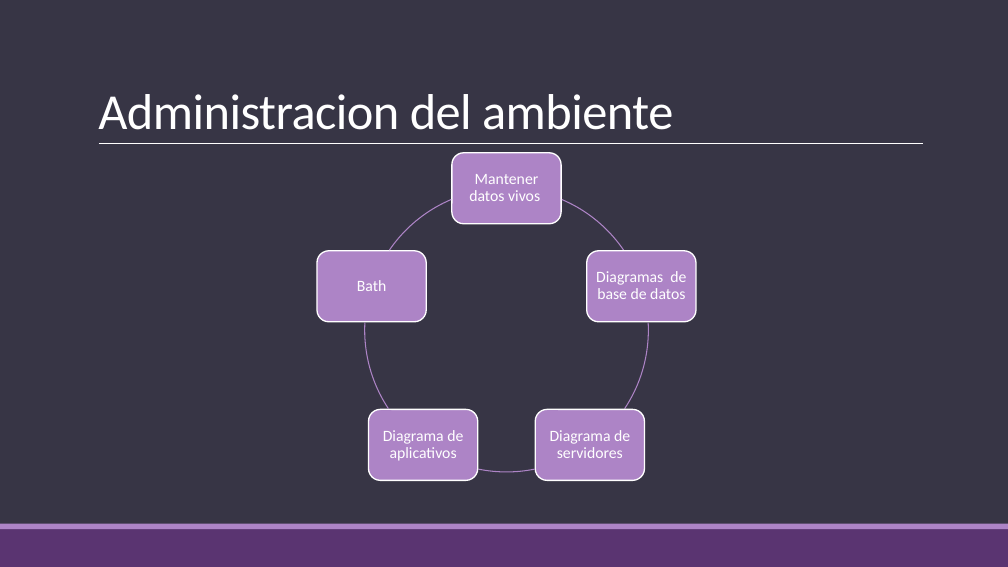
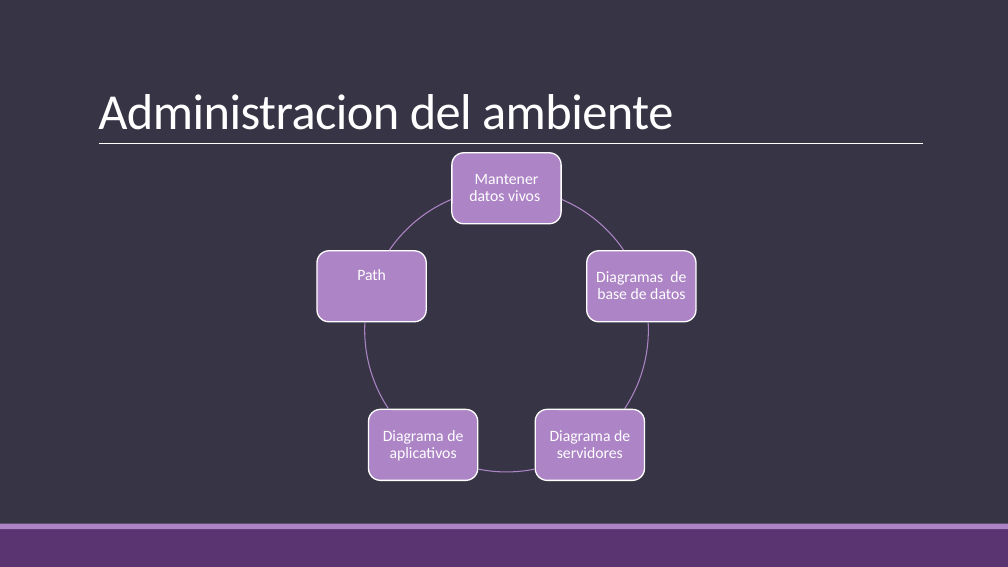
Before and after one commit to schiob/TestingSistemas, a slide deck: slide 14 of ene-jun-2018/Estefania Sosa Garcia/presentaciones/Ejecución de pruebas de software.pptx. Drawn at 1008x567 pixels with LibreOffice and Linux fonts; fonts in the diff are those of the drawing. Boxes give left, top, right and bottom in pixels: in the first picture for what was removed or moved away, otherwise in the second. Text is boxed around its words. In the diff, an @@ line names an element or a change of style, - is before the commit and + after.

```diff
--- a/ene-jun-2018/Estefania Sosa Garcia/presentaciones/Ejecución de pruebas de software.pptx
+++ b/ene-jun-2018/Estefania Sosa Garcia/presentaciones/Ejecución de pruebas de software.pptx
@@ text at [357,269,386,280]: text changed @@
-Bath
+Path
```
Also in this commit, not shown: 3 other files.
